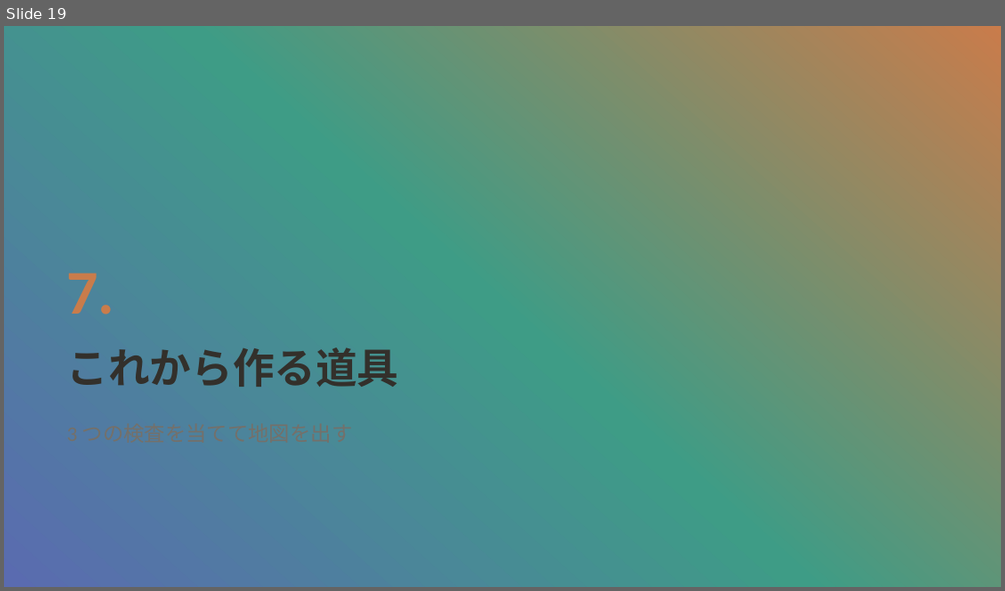
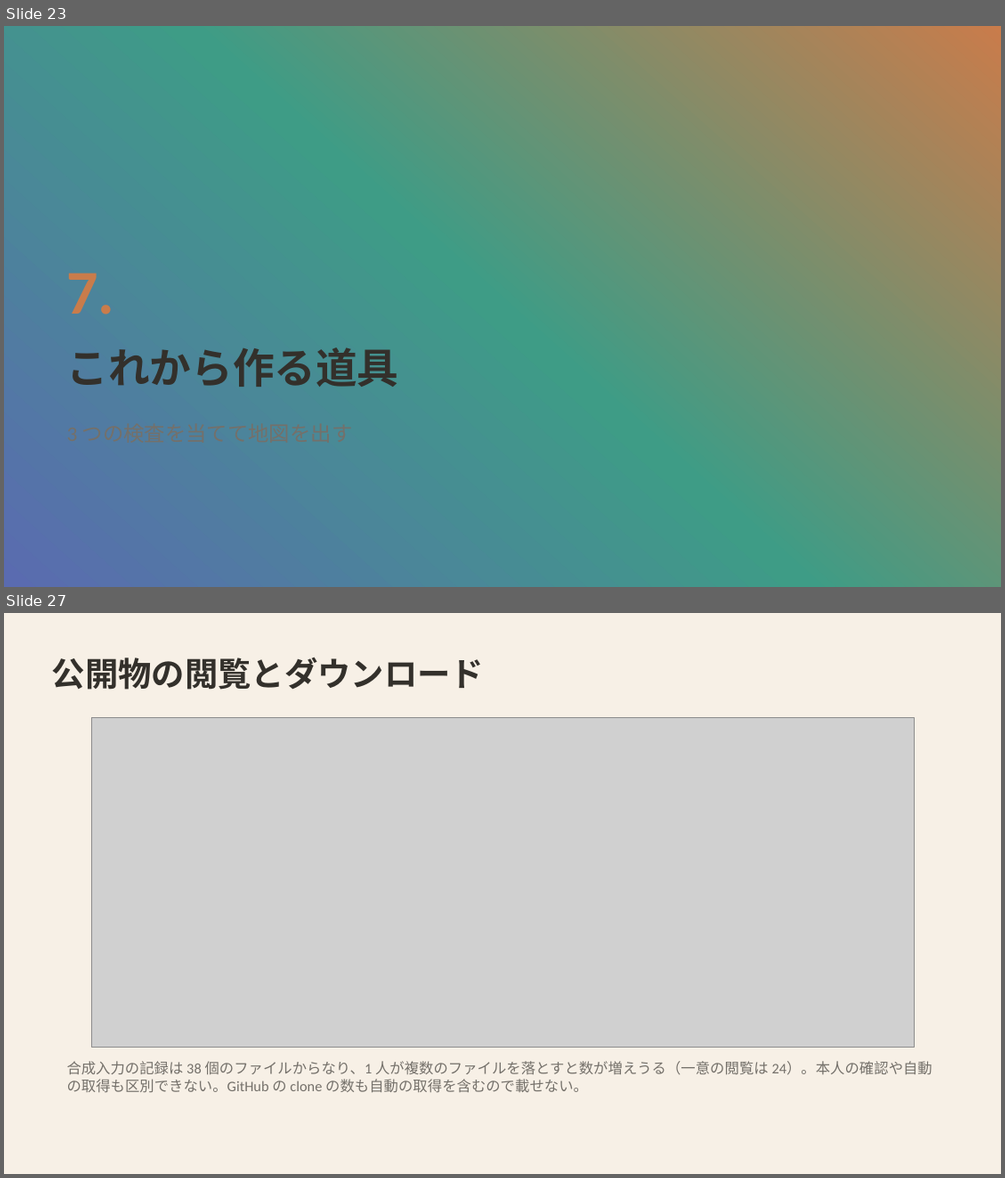
Before and after one commit to mikotomiura/GSE-prototype, a slide deck: docs/slides/project-overview/GSE_project_tech.pptx. Shown one above the other, each under a label of ours: slide 19 before the commit, slides 23 and 27 after it; the slides between them are not shown. The pictures are 1005x591 and 1005x1178 pixels, drawn with LibreOffice and Linux fonts; fonts in the diff are those of the drawing; grey boxes stand for pictures; background and template pictures are left out. Boxes give left, top, right and bottom in pixels: in the first picture for what was removed or moved away, otherwise in the second. Text is boxed around its words. In the diff, an @@ line names an element or a change of style, - is before the commit and + after.

```diff
--- a/docs/slides/project-overview/GSE_project_tech.pptx
+++ b/docs/slides/project-overview/GSE_project_tech.pptx
@@ slide 27 added at bbox=[4, 613, 1001, 1174], background #F7F0E6 @@
@@ text added at bbox=[52, 657, 485, 690], 32 pt, text #33302B, bold @@
+公開物の閲覧とダウンロード
@@ picture added at bbox=[91, 718, 914, 1046] @@
@@ text added at bbox=[67, 1061, 932, 1093], 14 pt, text #74706A @@
+合成入力の記録は 38 個のファイルからなり、1 人が複数のファイルを落とすと数が増えうる（一意の閲覧は 24）。本人の確認や自動の取得も区別できない。GitHub の clone の数も自動の取得を含むので載せない。
@@ what was slide 19 is now slide 23 @@
```
Also in this commit, not shown: 12 slides changed, 9 other slides added, 3 slides removed, 20 other files.
